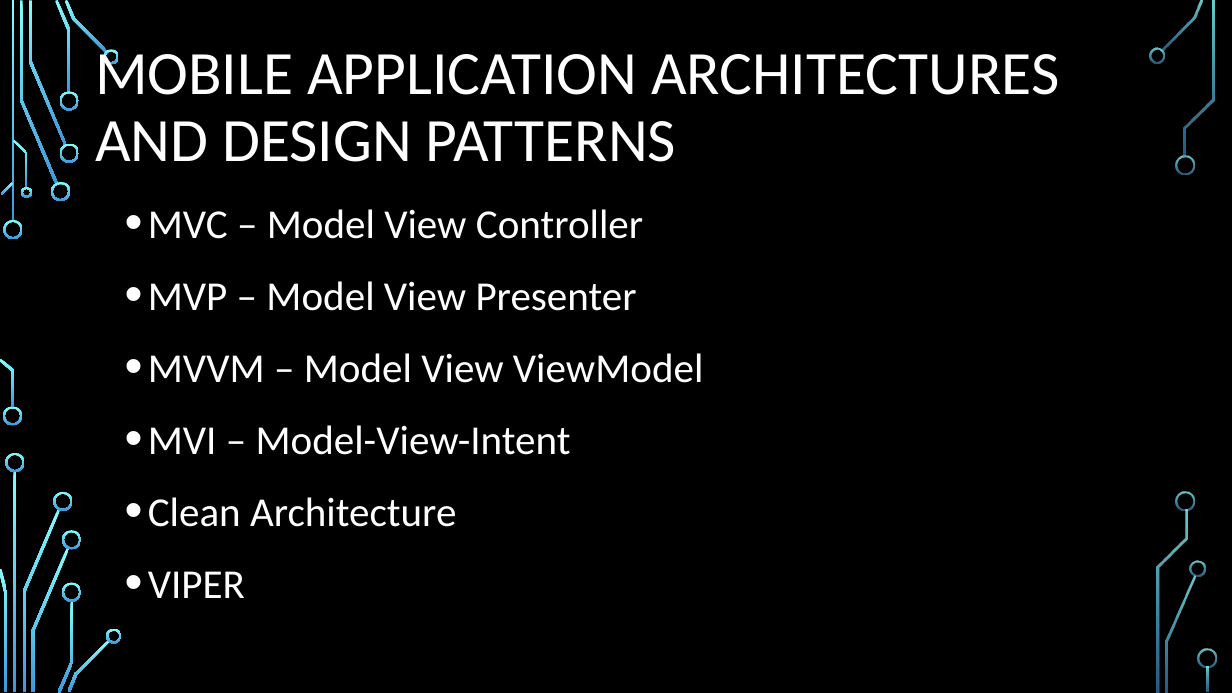
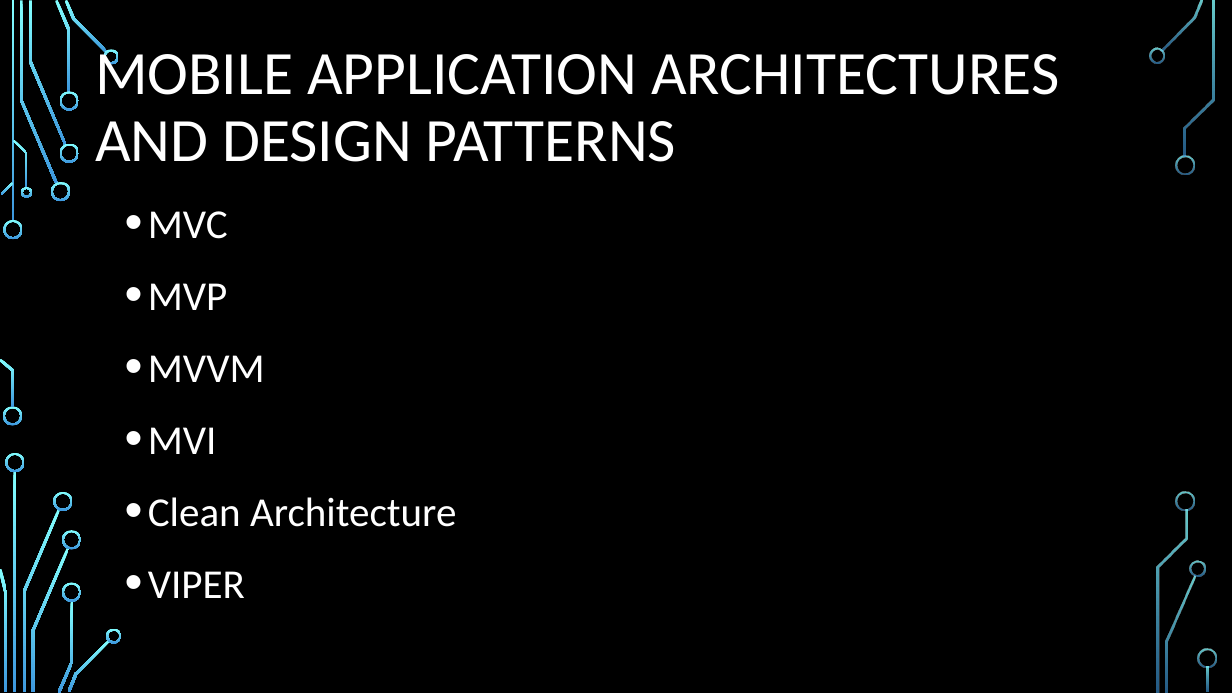
Before and after one commit to Kelben-ui/Group-15, a slide deck: slide 12 of Task 1/TASK 1 PowerPoint.pptx (slide 18 before the commit). Drawn at 1232x693 pixels with LibreOffice and Linux fonts; fonts in the diff are those of the drawing; background and template pictures are left out. Boxes give left, top, right and bottom in pixels: in the first picture for what was removed or moved away, otherwise in the second. Text is boxed around its words. In the diff, an @@ line names an element or a change of style, - is before the commit and + after.

```diff
--- a/Task 1/TASK 1 PowerPoint.pptx
+++ b/Task 1/TASK 1 PowerPoint.pptx
@@ text at (x1=148, y1=211, x2=265, y2=454): text changed @@
-• MVC – Model View Controller
-• MVP – Model View Presenter
-• MVVM – Model View ViewModel
-• MVI – Model-View-Intent
+• MVC
+• MVP
+• MVVM
+• MVI
```
Also in this commit, not shown: 7 other slides changed, 2 slides added, 7 slides removed, 1 other file.
